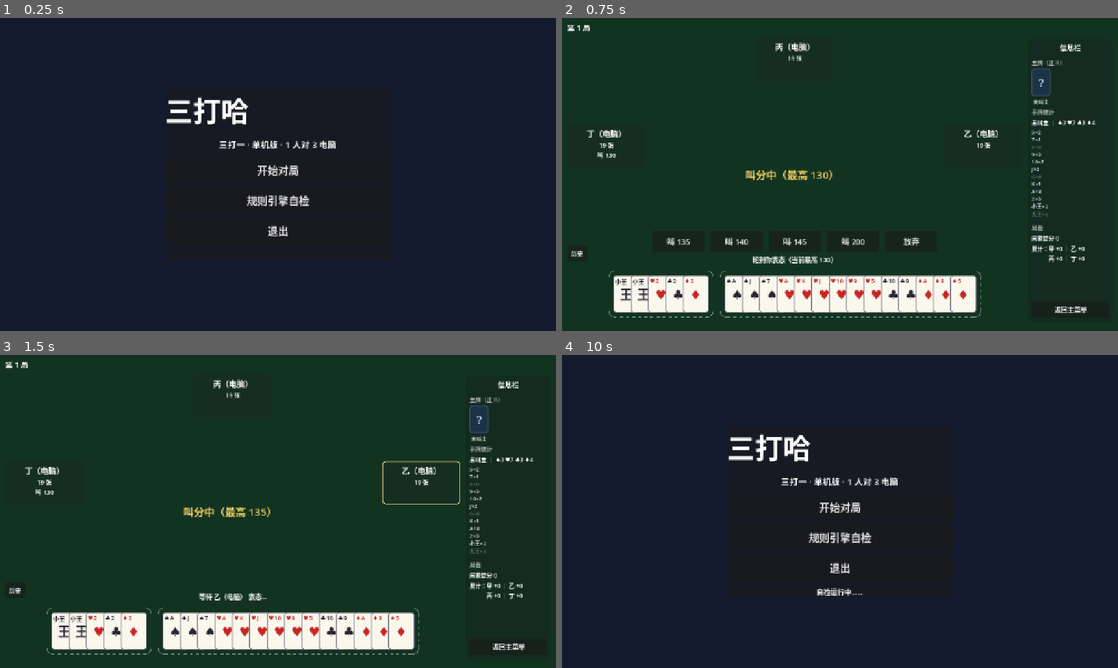
Above: before the commit, frames 1-4 (two rows, left to right).
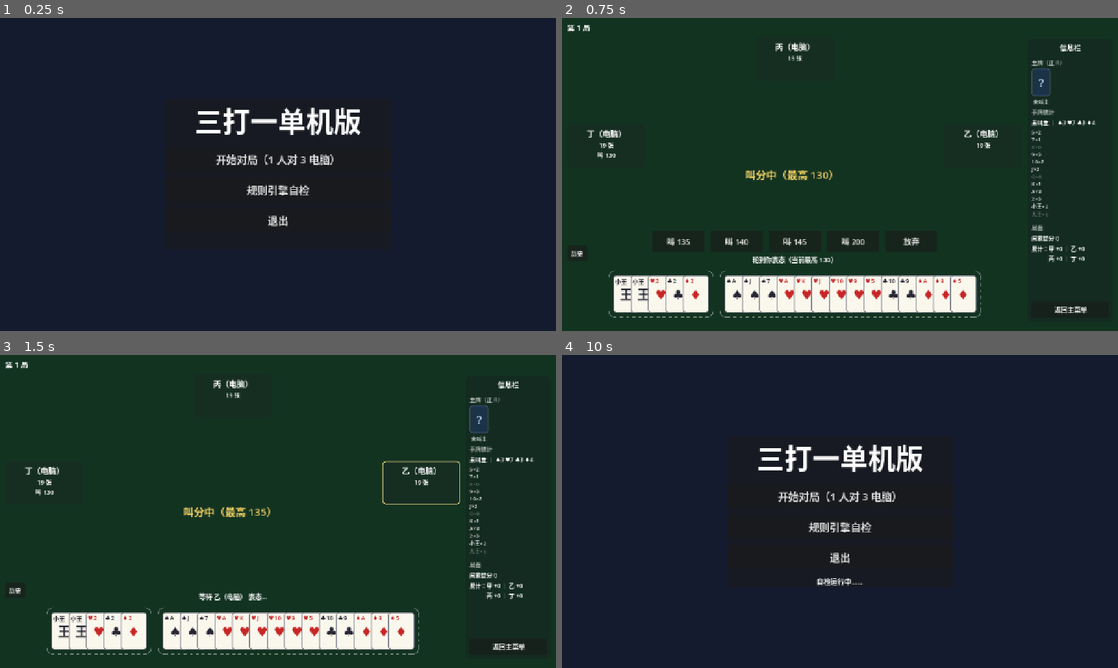
Above: after the commit, the same moments.

Repository: longy1/three-beat-one
Game: Godot game, scene res://scene/main_menu.tscn
The game is run twice, just before and just after one commit, with the same random seed, the same clock (stepped at 60 frames per second) and the same inputs.
Inputs:
- Up to frame 1 (0.25 s): no input
- Up to frame 2 (0.75 s): click "开始对局" (after the commit: "开始对局（1 人对 3 电脑）") at 0.5 s
- Up to frame 3 (1.5 s): click "叫 135" at 1.25 s
- Up to frame 4 (10 s): click "返回主菜单" at 2 s; click "开始对局" (after the commit: "开始对局（1 人对 3 电脑）") at 2.75 s; click "叫 140" at 3.5 s; click "历史" at 4.25 s; click "返回主菜单" at 5 s; click "规则引擎自检" at 5.75 s; click "出牌" at 6.5 s; click "返回主菜单" at 7.25 s; click "历史" at 8 s; click "规则引擎自检" at 8.75 s; click "牌堆" at 9.5 s

The runs differ from the first frame. In frame 1, 3.3% of the frame differs, in the area x 30-65%, y 25-70%; in frame 2, nothing differs; in frame 3, nothing differs; in frame 4, 3.5%, in the area x 30-65%, y 25-77%.

Commit message:
ui: 主菜单标题改为「三打一单机版」居中大标题；开始按钮并入（1 人对 3 电脑）；移除旧标题/副标题

Diff:
--- a/scene/main_menu.tscn
+++ b/scene/main_menu.tscn
@@ -38,19 +38,14 @@
 [node name="Title" type="Label" parent="Center/Panel/VBox"]
 layout_mode = 2
 theme_override_font_sizes/font_size = 64
-text = "三打哈"
-
-[node name="Subtitle" type="Label" parent="Center/Panel/VBox"]
-layout_mode = 2
-theme_override_font_sizes/font_size = 20
-text = "三打一 · 单机版 · 1 人对 3 电脑"
+text = "三打一单机版"
 horizontal_alignment = 1
 
 [node name="StartButton" type="Button" parent="Center/Panel/VBox"]
 layout_mode = 2
-custom_minimum_size = Vector2(320, 52)
+custom_minimum_size = Vector2(420, 52)
 theme_override_font_sizes/font_size = 24
-text = "开始对局"
+text = "开始对局（1 人对 3 电脑）"
 
 [node name="SelfTestButton" type="Button" parent="Center/Panel/VBox"]
 layout_mode = 2
